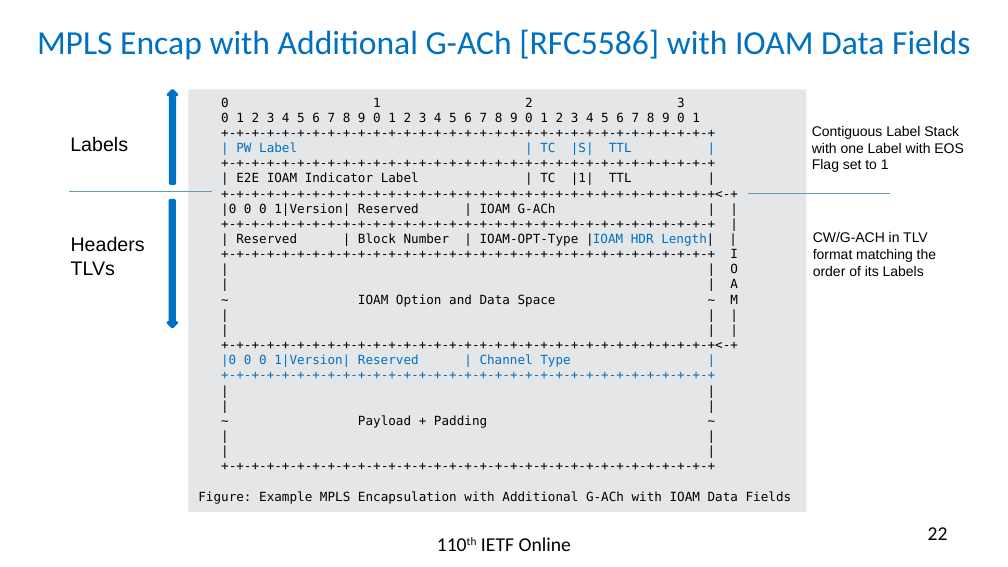
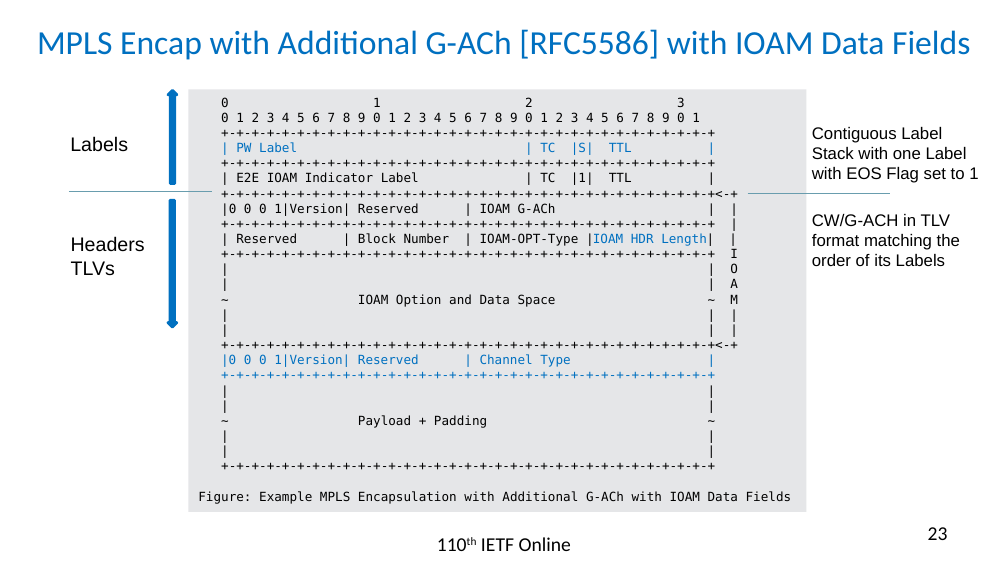
Before and after one commit to rakgandhi/ietf-slides, a slide deck: slide 23 of draft-gandhi-mpls-ioam-sr-06.pptx (slide 22 before the commit). Drawn at 1008x567 pixels with LibreOffice and Linux fonts; fonts in the diff are those of the drawing. Boxes give left, top, right and bottom in pixels: in the first picture for what was removed or moved away, otherwise in the second. Text is boxed around its words. In the diff, an @@ line names an element or a change of style, - is before the commit and + after.

```diff
--- a/draft-gandhi-mpls-ioam-sr-06.pptx
+++ b/draft-gandhi-mpls-ioam-sr-06.pptx
@@ text "Contiguous Label Stack with one ..." at [812, 127, 978, 183]: size 10 to 12 pt @@
@@ text "CW/G-ACH in TLV format matching ..." at [812, 214, 960, 266]: size 10 to 12 pt @@
@@ text "CW/G-ACH in TLV format matching ...": place and size @@
-text "CW/G-ACH in TLV format matching ..." at [813, 232, 936, 276]
+text "CW/G-ACH in TLV format matching ..." at [812, 214, 960, 266]
@@ page number at [928, 527, 948, 540]: text changed @@
-22
+23
```
Also in this commit, not shown: 5 other slides changed, 1 slide added, 1 other file.
